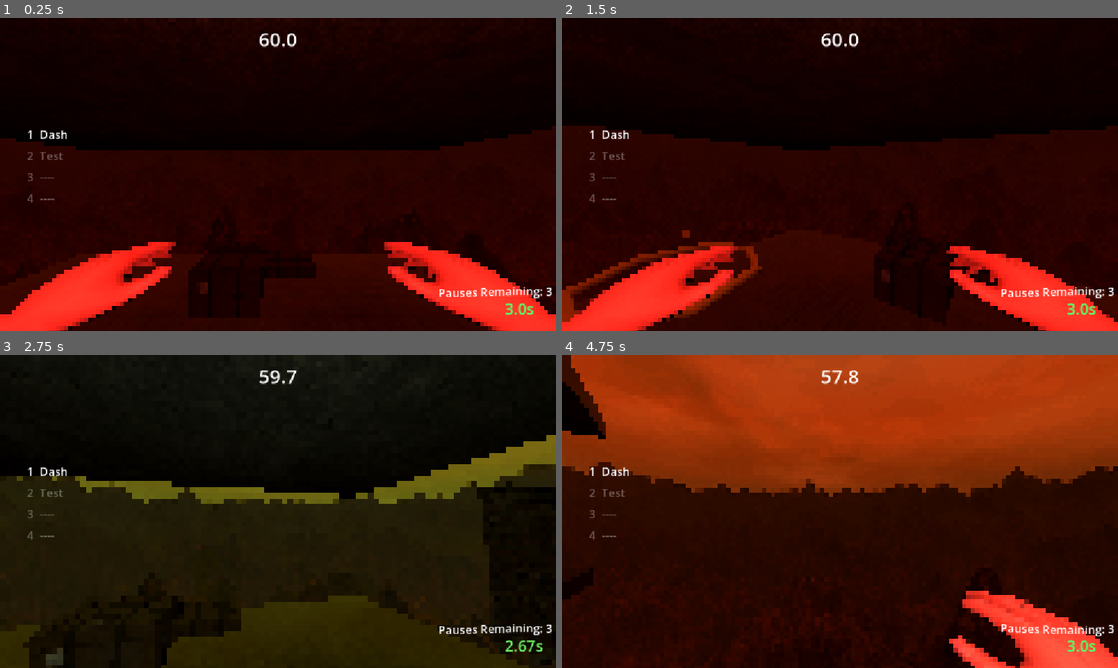
Above: before the commit, frames 1-4 (two rows, left to right).
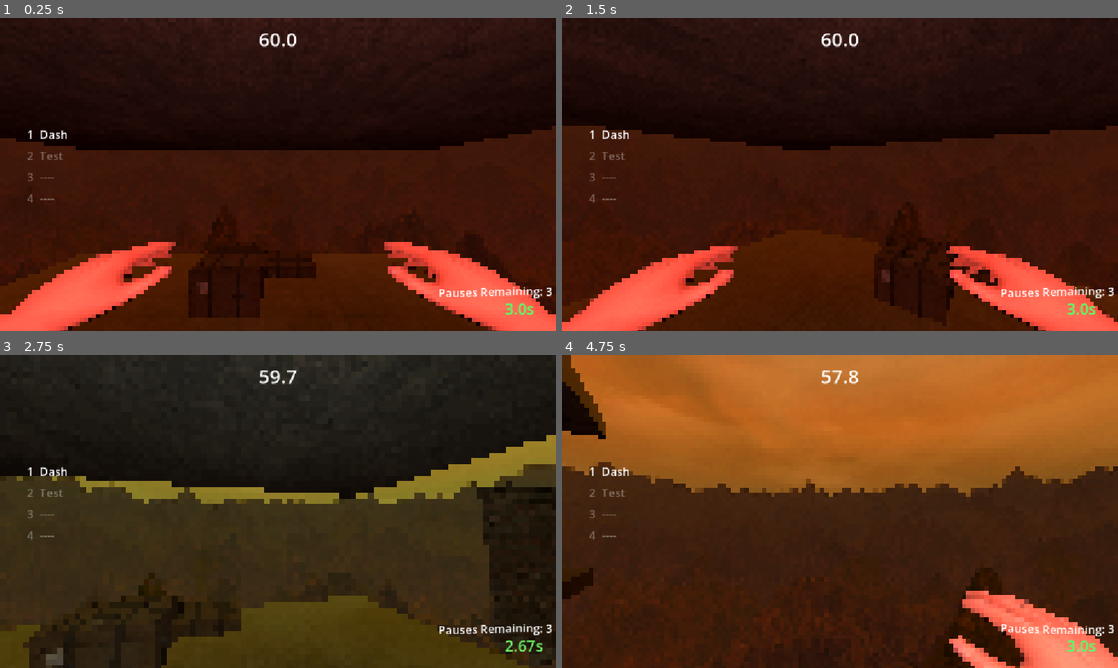
Above: after the commit, the same moments.

Repository: Aechileus/TimeLightGame
Game: Godot game, scene res://GameScenes/GameplayScenes/test_scene.tscn
Two runs of this game, one before a commit and one after it. Both use one fixed random seed, a clock stepped at 60 frames per second and the inputs below.
Inputs (mouse positions are in pixels of both pictures, inside the frame that each line leads up to):
- Up to frame 1 (0.25 s): no input
- Up to frame 2 (1.5 s): tap Enter (ui_accept) at 0.5, 0.77 s; move the mouse to (867, 174) at 0.52 s; hold Ctrl (crouch) 0.53-1.28 s; hold W (ui_up) from 0.53 s (still down); click (867, 174) at 0.67 s; move the mouse to (812, 174) at 1.27 s; tap F (time_stop) at 1.35 s; click (812, 174) at 1.42 s
- Up to frame 3 (2.75 s): keep holding W (ui_up); tap Enter (ui_accept) at 1.52 s; move the mouse to (289, 505) at 2.02 s; hold Shift from 2.03 s (still down); click (289, 505) at 2.17 s
- Up to frame 4 (4.75 s): keep holding W (ui_up); move the mouse to (834, 517) at 2.77 s; release Shift at 2.78 s; tap Ctrl (crouch) at 2.85 s; click (834, 517) at 2.92 s; tap Enter (ui_accept) at 3.02, 3.77, 4.52 s; move the mouse to (878, 514) at 3.52 s; hold F (time_stop) 3.53-4.28 s; click (878, 514) at 3.67 s; move the mouse to (795, 508) at 4.27 s; tap Shift at 4.35 s; click (795, 508) at 4.42 s

The runs differ from the first frame. In frame 1, 18% of the frame differs, in the area x 0-100%, y 0-100%; in frame 2, 20%; in frame 3, 48%; in frame 4, 58%.

Commit message:
finish line bug and tint shader update

Diff:
--- a/time-light-game/Assets/GameplayPieces/finish_line.gd
+++ b/time-light-game/Assets/GameplayPieces/finish_line.gd
@@ -7,4 +7,4 @@
 # anything else entering including its own taurus ring
 func _on_body_entered(body: Node3D) -> void:
 	if body.is_in_group("player"):
-		get_tree().reload_current_scene()
+		get_tree().call_deferred("reload_current_scene")
--- a/time-light-game/Assets/GameplayPieces/time_stop_zone.tscn
+++ b/time-light-game/Assets/GameplayPieces/time_stop_zone.tscn
@@ -22,7 +22,7 @@
 gravity = Vector3(0, 5, 0)
 scale_max = 3.52
 scale_over_velocity_max = 90.46
-color = Color(0.9663691, 0.83414495, 0, 0.9098039)
+color = Color(0.10980392, 1, 1, 0.65882355)
 emission_curve = SubResource("CurveTexture_7r3gb")
 hue_variation_min = -2.2351742e-08
 hue_variation_max = -2.2351742e-08
@@ -42,7 +42,7 @@
 size = Vector2(0.1, 0.1)
 
 [sub_resource type="StandardMaterial3D" id="StandardMaterial3D_w2xsg"]
-albedo_color = Color(1, 1, 0, 1)
+albedo_color = Color(0, 1, 1, 1)
 
 [sub_resource type="TorusMesh" id="TorusMesh_l00eo"]
 material = SubResource("StandardMaterial3D_w2xsg")
--- a/time-light-game/Assets/Player/player_controller.gd
+++ b/time-light-game/Assets/Player/player_controller.gd
@@ -30,8 +30,8 @@
 @export var start_time_stopped: bool = true
 # what pixel_size settles back to after a resume, 3 or 4 both look decent
 @export_range(1.0, 8.0, 0.5) var normal_pixel_size: float = 3.0
-@export var frozen_tint: Color = Color(1.0, 0.3, 0.3)
-@export var resume_flash_tint: Color = Color(0.35, 1.0, 0.4)
+@export var frozen_tint: Color = Color(1.0, 0.302, 0.302, 0.38)
+@export var resume_flash_tint: Color = Color(0.349, 1.0, 0.4, 0.318)
 
 @onready var character_body: CharacterBody3D = $PlayerCharacterBody3D
 @onready var player_camera: Camera3D = $PlayerCharacterBody3D/PlayerCamera
@@ -68,8 +68,8 @@
 	_camera_current_height = _camera_base_height
 
 	_overlay_material = overlay_mesh.mesh.material as ShaderMaterial
-	# start from a known tint so the first tween has something to lerp from
-	_overlay_material.set_shader_parameter("tint", Color.WHITE)
+	# start from no tint, alpha 0 is the off state now that alpha is strength
+	_overlay_material.set_shader_parameter("tint", Color(1, 1, 1, 0))
 	_overlay_was_visible = overlay_mesh.visible
 	SignalBus.game_speed_state_changed.connect(_on_game_speed_state_changed)
 	SignalBus.time_stop_winding_up.connect(_on_time_stop_winding_up)
@@ -258,7 +258,7 @@
 	if new_state == Global.TimeState.STOPPED:
 		_overlay_tween = create_tween().set_parallel()
 		_overlay_tween.tween_property(_overlay_material, "shader_parameter/tint", frozen_tint, 0.15)
-		_overlay_tween.tween_property(_overlay_material, "shader_parameter/pixel_size", 2.0, 0.15)
+		_overlay_tween.tween_property(_overlay_material, "shader_parameter/pixel_size", 2, 0.15)
 	else:
 		# ease the pixelization back out while a quick green flash fades to normal
 		_overlay_tween = create_tween()
@@ -266,7 +266,7 @@
 
 		_flash_tween = create_tween()
 		_flash_tween.tween_property(_overlay_material, "shader_parameter/tint", resume_flash_tint, 0.08)
-		_flash_tween.tween_property(_overlay_material, "shader_parameter/tint", Color.WHITE, 0.35)
+		_flash_tween.tween_property(_overlay_material, "shader_parameter/tint", Color(1, 1, 1, 0), 0.35)
 		_flash_tween.tween_callback(func() -> void:
 			overlay_mesh.visible = _overlay_was_visible
 		)
--- a/time-light-game/Assets/Player/player_controller.tscn
+++ b/time-light-game/Assets/Player/player_controller.tscn
@@ -32,9 +32,9 @@
 [sub_resource type="ShaderMaterial" id="ShaderMaterial_vlwju"]
 render_priority = 0
 shader = ExtResource("11_rq5vb")
-shader_parameter/pixel_size = 4.0
+shader_parameter/pixel_size = 3.0
 shader_parameter/levels = 67.0
-shader_parameter/gamma = Vector2(0.5, 2.575)
+shader_parameter/gamma = Vector2(1, 1)
 shader_parameter/tint = Color(1, 1, 1, 1)
 
 [sub_resource type="QuadMesh" id="QuadMesh_l00eo"]
@@ -42,9 +42,11 @@
 flip_faces = true
 size = Vector2(3, 3)
 
-[node name="PlayerController" type="Node3D" unique_id=440292127]
+[node name="PlayerController" type="Node3D" unique_id=440292127 groups=["player"]]
 script = ExtResource("1_player")
-mouse_sensitivity = 0.009999999999999998
+mouse_sensitivity = 0.00999999999999999
+frozen_tint = Color(1, 0.3019608, 0.3019608, 0.6745098)
+resume_flash_tint = Color(0.34901962, 1, 0.4, 1)
 
 [node name="Components" type="Node" parent="." unique_id=1210953728]
 
@@ -197,7 +199,7 @@
 material_override = SubResource("StandardMaterial3D_marker")
 mesh = SubResource("SphereMesh_6ywho")
 
-[node name="PlayerCharacterBody3D" type="CharacterBody3D" parent="." unique_id=641531457]
+[node name="PlayerCharacterBody3D" type="CharacterBody3D" parent="." unique_id=641531457 groups=["player"]]
 
 [node name="PlayerCollisionShape" type="CollisionShape3D" parent="PlayerCharacterBody3D" unique_id=369314731]
 transform = Transform3D(1, 0, 0, 0, 1, 0, 0, 0, 1, 0, 1, 0)
@@ -214,7 +216,7 @@
 [node name="arms_rig" parent="PlayerCharacterBody3D/PlayerCamera" unique_id=920561538 instance=ExtResource("12_7pvar")]
 transform = Transform3D(-1, 0, -8.742278e-08, 0, 1, 0, 8.742278e-08, 0, -1, 0, -1.7043787, 0)
 
-[node name="Skeleton3D" parent="PlayerCharacterBody3D/PlayerCamera/arms_rig/ArmsRig" parent_id_path=PackedInt32Array(920561538, 1111562941) index="0" unique_id=1508119363]
+[node name="Skeleton3D" parent="PlayerCharacterBody3D/PlayerCamera/arms_rig/ArmsRig" parent_id_path=PackedInt32Array(920561538, 807248929) index="0" unique_id=488035488]
 bones/1/rotation = Quaternion(-0.6771994, 0.20400533, 0.20417176, 0.6768284)
 bones/2/position = Vector3(-0.008651819, 0.202249, -0.010967473)
 bones/2/rotation = Quaternion(0.14560084, -0.48732963, 0.77661955, 0.3717153)
@@ -278,7 +280,7 @@
 bones/51/position = Vector3(0.4639069, 1.429291, -0.26763627)
 bones/51/rotation = Quaternion(0.34815243, -0.6154591, 0.6154591, -0.34815246)
 
-[node name="AnimationPlayer" parent="PlayerCharacterBody3D/PlayerCamera/arms_rig" index="1" unique_id=641917606]
+[node name="AnimationPlayer" parent="PlayerCharacterBody3D/PlayerCamera/arms_rig" index="1" unique_id=54383545]
 autoplay = &"relax"
 
 [node name="StairStepRay" type="RayCast3D" parent="PlayerCharacterBody3D" unique_id=728562801]
--- a/time-light-game/GameScenes/GameplayScenes/test_scene.tscn
+++ b/time-light-game/GameScenes/GameplayScenes/test_scene.tscn
@@ -31,7 +31,7 @@
 [node name="TestScene" type="Node3D" unique_id=585908160]
 
 [node name="FinishLine" parent="." unique_id=411233920 instance=ExtResource("11_qa46d")]
-transform = Transform3D(1, 0, 0, 0, 1, 0, 0, 0, 1, 15.96862, 4.836372, 0)
+transform = Transform3D(1, 0, 0, 0, 1, 0, 0, 0, 1, 5.799716, 9.707983, 9.536743e-07)
 
 [node name="LevelTimer" parent="." unique_id=798731190 instance=ExtResource("10_leveltimer")]
 
@@ -99,14 +99,29 @@
 [node name="wall_hr_12" parent="FloorContainer" unique_id=1710775366 instance=ExtResource("5_s8rcb")]
 transform = Transform3D(1, 0, 0, 0, 1, 0, 0, 0, 1, 8, 0, -2)
 
+[node name="wall_hr_19" parent="FloorContainer" unique_id=1748203920 instance=ExtResource("5_s8rcb")]
+transform = Transform3D(1, 0, 0, 0, 1, 0, 0, 0, 1, 8, 9.335396, -2)
+
 [node name="wall_hr_13" parent="FloorContainer" unique_id=1060449847 instance=ExtResource("5_s8rcb")]
 transform = Transform3D(1, 0, 0, 0, 1, 0, 0, 0, 1, 8, 0, 2)
+
+[node name="wall_hr_20" parent="FloorContainer" unique_id=180838711 instance=ExtResource("5_s8rcb")]
+transform = Transform3D(1, 0, 0, 0, 1, 0, 0, 0, 1, 8, 9.612272, 2)
 
 [node name="wall_hr_14" parent="FloorContainer" unique_id=1261519417 instance=ExtResource("5_s8rcb")]
 transform = Transform3D(1, 0, 0, 0, 1, 0, 0, 0, 1, 12.948975, 2.6032438, 2)
 
+[node name="wall_hr_18" parent="FloorContainer" unique_id=605897763 instance=ExtResource("5_s8rcb")]
+transform = Transform3D(1, 0, 0, 0, 1, 0, 0, 0, 1, 12.948975, 7.561016, 2)
+
+[node name="wall_hr_16" parent="FloorContainer" unique_id=829842537 instance=ExtResource("5_s8rcb")]
+transform = Transform3D(-4.371139e-08, 0, 1, 0, 1, 0, -1, 0, -4.371139e-08, 17.16526, 5.244093, 0.578084)
+
 [node name="wall_hr_15" parent="FloorContainer" unique_id=1449334121 instance=ExtResource("5_s8rcb")]
 transform = Transform3D(1, 0, 0, 0, 1, 0, 0, 0, 1, 12.948975, 2.317453, -2)
+
+[node name="wall_hr_17" parent="FloorContainer" unique_id=336403687 instance=ExtResource("5_s8rcb")]
+transform = Transform3D(1, 0, 0, 0, 1, 0, 0, 0, 1, 12.948975, 7.9092565, -2)
 
 [node name="Props" type="Node" parent="." unique_id=388706672]
 
@@ -151,4 +166,4 @@
 environment = SubResource("Environment_l00eo")
 
 [node name="TimeStopZone" parent="." unique_id=150785596 instance=ExtResource("12_84hxp")]
-transform = Transform3D(1, 0, 0, 0, 1, 0, 0, 0, 1, -5.4271297, 0.105982065, -1.133801)
+transform = Transform3D(1, 0, 0, 0, 1, 0, 0, 0, 1, 14.973511, 6.2697916, 0.63697577)
--- a/time-light-game/Resources/Shader/overlay.gdshader
+++ b/time-light-game/Resources/Shader/overlay.gdshader
@@ -5,8 +5,8 @@
 uniform float pixel_size : hint_range(0.0, 20.0, 1.0);
 uniform float levels : hint_range(0.0, 100.0, 1.0);
 uniform vec2 gamma;
-// full screen tint, white means no change. time stop uses this for the red/green stuff
-uniform vec3 tint : source_color = vec3(1.0);
+// replaced this to respect alpha ontop of just tint
+uniform vec4 tint : source_color = vec4(1.0, 1.0, 1.0, 0.0);
 
 void vertex() {
 	POSITION = vec4(VERTEX.xy, 1.0, 1.0);
@@ -42,6 +42,6 @@
 	color.rgb *= adjustment;
 	color.rgb = pow(color.rgb, vec3(gamma.y));
 
-	ALBEDO = color.rgb * tint;
+	ALBEDO = mix(color.rgb, color.rgb * tint.rgb, tint.a);
 	ALPHA = color.a;
 }
